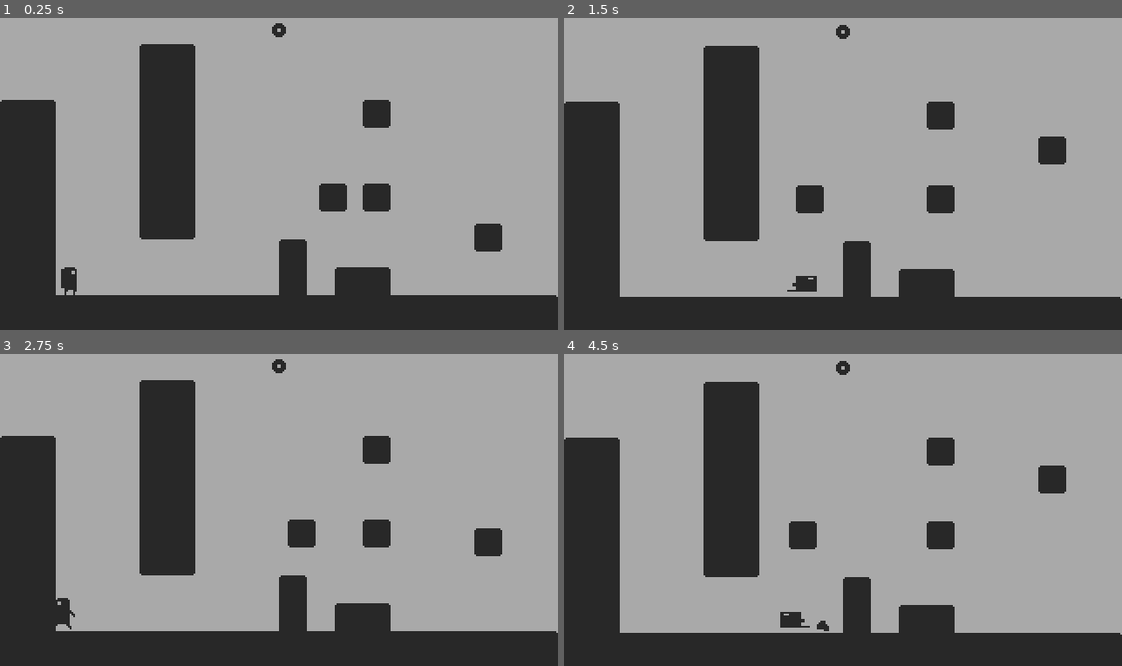
Above: before the commit, frames 1-4 (two rows, left to right).
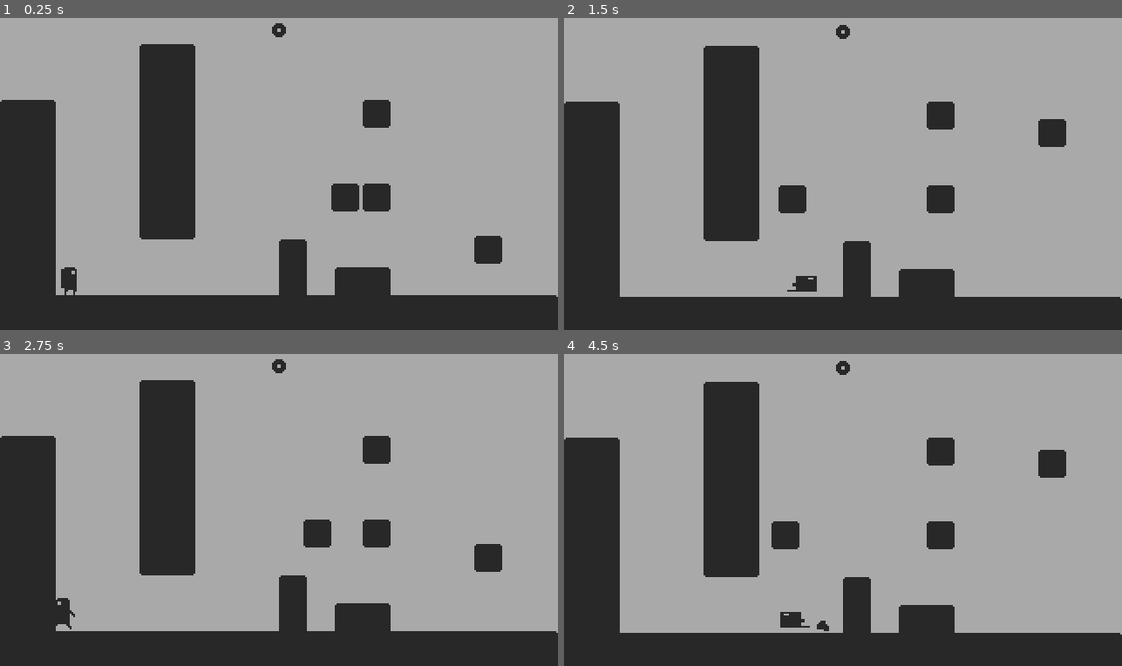
Above: after the commit, the same moments.

Repository: davifoox/godot-platformer
Game: Godot game, scene res://scenes/Main.tscn
Same seed, same stepped clock (60 frames per second), same inputs: the game is played once before the commit and once after it.
Inputs:
- Up to frame 1 (0.25 s): no input
- Up to frame 2 (1.5 s): hold Up (action1) 0.53-1.28 s; hold Right (right) from 0.53 s (still down); tap X (action2) at 1.35 s
- Up to frame 3 (2.75 s): release Right (right) at 2.03 s; hold Left (left) from 2.03 s (still down); hold R from 2.03 s (still down)
- Up to frame 4 (4.5 s): release Left (left) at 2.78 s; release R at 2.78 s; hold Right (right) 2.78-4.28 s; tap F at 2.85 s; hold Up (action1) 3.53-4.28 s; hold Left (left) from 4.28 s (still down); tap X (action2) at 4.35 s

The runs differ from the first frame. In frame 1, 0.8% of the frame differs, in the area x 57-90%, y 53-79%; in frame 2, 1.1%, in the area x 38-90%, y 32-63%; in frame 3, 1.0%; in frame 4, 1.1%.

Commit message:
Update Main.tscn

Diff:
--- a/scenes/Main.tscn
+++ b/scenes/Main.tscn
@@ -32,7 +32,7 @@
 tracks/0/enabled = true
 tracks/0/keys = {
 "times": PoolRealArray( 0, 0.5 ),
-"transitions": PoolRealArray( 1, 1 ),
+"transitions": PoolRealArray( -2, -2 ),
 "update": 0,
 "values": [ Vector2( 280, 136 ), Vector2( 280, 56 ) ]
 }
@@ -48,7 +48,7 @@
 tracks/0/enabled = true
 tracks/0/keys = {
 "times": PoolRealArray( 0, 0.5 ),
-"transitions": PoolRealArray( 1, 1 ),
+"transitions": PoolRealArray( -2, -2 ),
 "update": 0,
 "values": [ Vector2( 200, 104 ), Vector2( 120, 104 ) ]
 }
@@ -104,7 +104,7 @@
 action = "action1"
 
 [node name="MovingPlatform1" type="KinematicBody2D" parent="."]
-position = Vector2( 280, 56 )
+position = Vector2( 280, 136 )
 collision_mask = 0
 motion/sync_to_physics = true
 
@@ -124,7 +124,7 @@
 anims/move = SubResource( 5 )
 
 [node name="MovingPlatform2" type="KinematicBody2D" parent="."]
-position = Vector2( 120, 104 )
+position = Vector2( 200, 104 )
 collision_mask = 0
 motion/sync_to_physics = true
 
